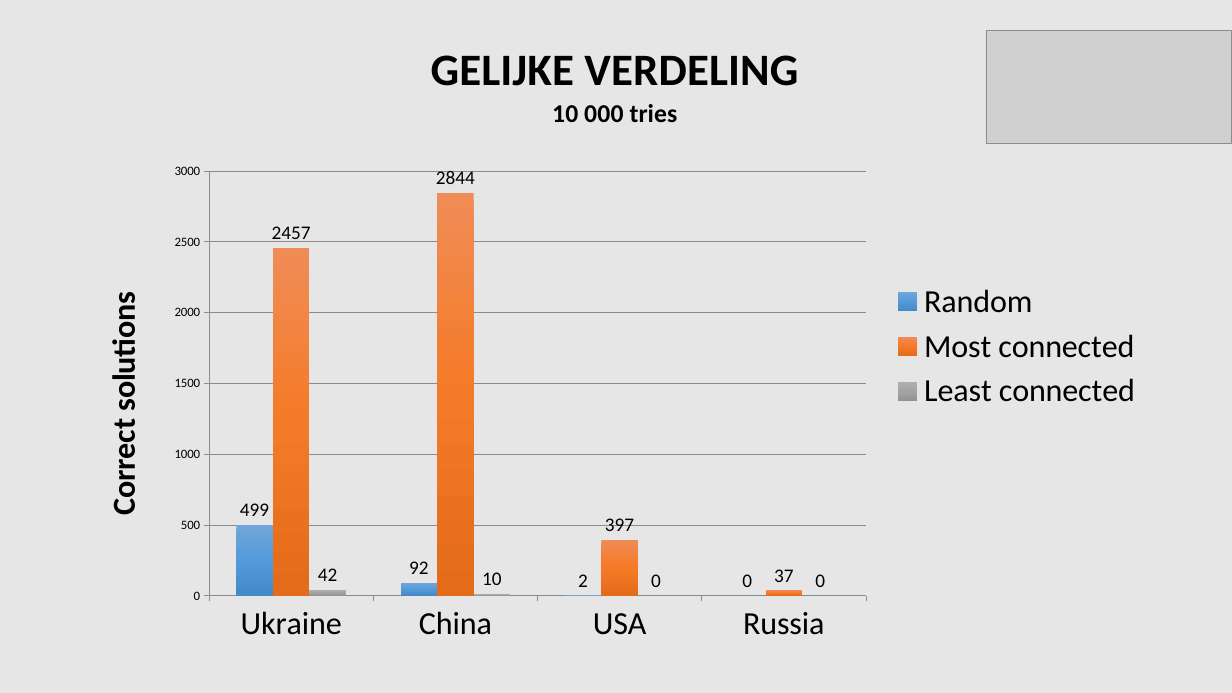
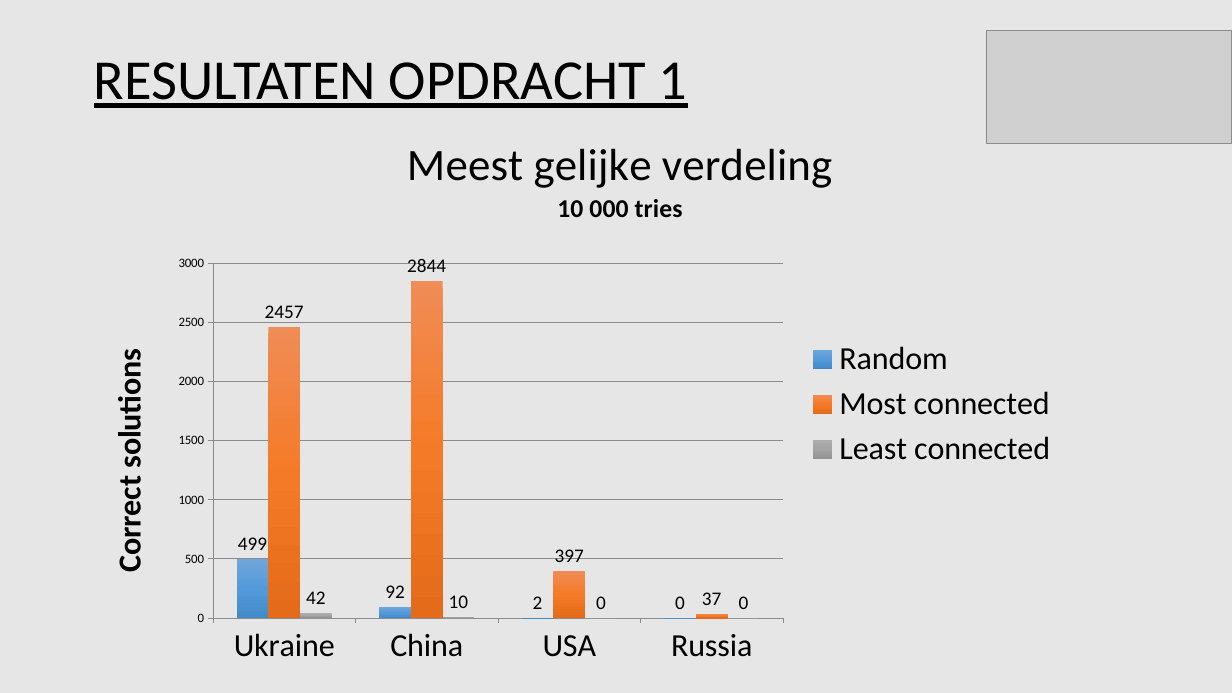
Before and after one commit to Tomttaw/Radio-Russia, a slide deck: slide 8 of eindpresentatie.pptx. Drawn at 1232x693 pixels with LibreOffice and Linux fonts; fonts in the diff are those of the drawing; grey boxes stand for pictures. Boxes give left, top, right and bottom in pixels: in the first picture for what was removed or moved away, otherwise in the second. Text is boxed around its words. In the diff, an @@ line names an element or a change of style, - is before the commit and + after.

```diff
--- a/eindpresentatie.pptx
+++ b/eindpresentatie.pptx
@@ text added at (x1=94, y1=62, x2=688, y2=108), 44 pt, text #000000, underline @@
+RESULTATEN OPDRACHT 1
@@ column chart at (x1=85, y1=132, x2=1069, y2=677) @@
@@ title "GELIJKE VERDELING 10 000 tries" to "Meest gelijke verdeling 10 000 tries" @@
@@ column chart resized from (x1=79, y1=37, x2=1153, y2=655) to (x1=85, y1=132, x2=1069, y2=677) @@
```
Also in this commit, not shown: 9 other slides changed, 1 slide added, 2 slides removed, 7 other files.
